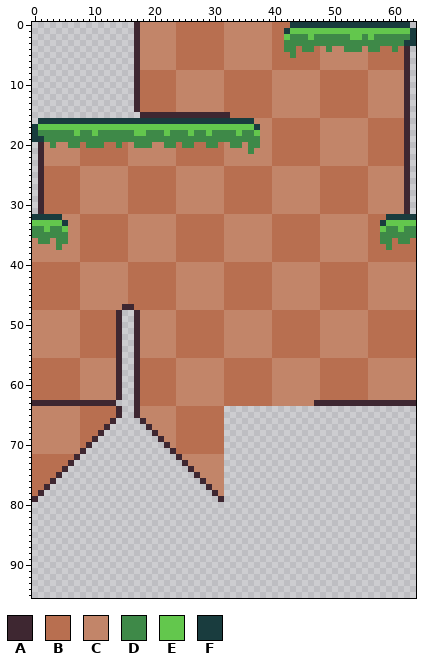
File history of a sprite sheet, Tiles/ground.png. Above: the version before the commit.
The file is 64x96 pixels.
Palette (. is transparent): A #3e2731  B #b86f50  C #c28569  D #3e8948  E #63c74d  F #193c3e
Pixels before (only the part around the change), first column x 0:
76 BBBA........................ACCC......................
77 BBA..........................ACC......................
78 BA............................AC......................
79 A..............................A......................
80 ......................................................
81 ......................................................
82 ......................................................
83 ......................................................
84 ......................................................
85 ......................................................
86 ......................................................
87 ......................................................
88 ......................................................
89 ......................................................
90 ......................................................
91 ......................................................
92 ......................................................
93 ......................................................
94 ......................................................
95 ......................................................
Once edited:
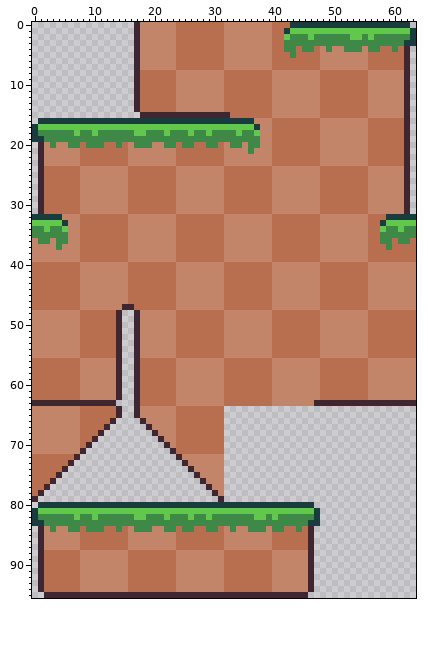
The exact change:
Changed rows in their new state; - is an unchanged pixel.
first column x 0:
80 -FFFFFFFFFFFFFFFFFFFFFFFFFFFFFFFFFFFFFFFFFFFFFF-
81 FEEEEEEEEEEEEEEEEEEEEEEEEEEEEEEEEEEEEEEEEEEEEEEF
82 FDDDDDDEDDEDDDDDDEEDDDEDDDEDDEDDDDDDDEEDEDDDDDDF
83 FFDDDDDDDDDDDDDDDDDDDDDDDDDDDDDDDDDDDDDDDDDDDDFF
84 -ACDCCDDBDDDBBDBCDDDCCDDBDDBBDDBCDCCDDDCDDBBDBA-
85 -ACCCCCCBBBBBBBBCCCCCCCCBBBBBBBBCCCCCCCCBBBBBBA-
86 -ACCCCCCBBBBBBBBCCCCCCCCBBBBBBBBCCCCCCCCBBBBBBA-
87 -ACCCCCCBBBBBBBBCCCCCCCCBBBBBBBBCCCCCCCCBBBBBBA-
88 -ABBBBBBCCCCCCCCBBBBBBBBCCCCCCCCBBBBBBBBCCCCCCA-
89 -ABBBBBBCCCCCCCCBBBBBBBBCCCCCCCCBBBBBBBBCCCCCCA-
90 -ABBBBBBCCCCCCCCBBBBBBBBCCCCCCCCBBBBBBBBCCCCCCA-
91 -ABBBBBBCCCCCCCCBBBBBBBBCCCCCCCCBBBBBBBBCCCCCCA-
92 -ABBBBBBCCCCCCCCBBBBBBBBCCCCCCCCBBBBBBBBCCCCCCA-
93 -ABBBBBBCCCCCCCCBBBBBBBBCCCCCCCCBBBBBBBBCCCCCCA-
94 -ABBBBBBCCCCCCCCBBBBBBBBCCCCCCCCBBBBBBBBCCCCCCA-
95 --AAAAAAAAAAAAAAAAAAAAAAAAAAAAAAAAAAAAAAAAAAAA--
